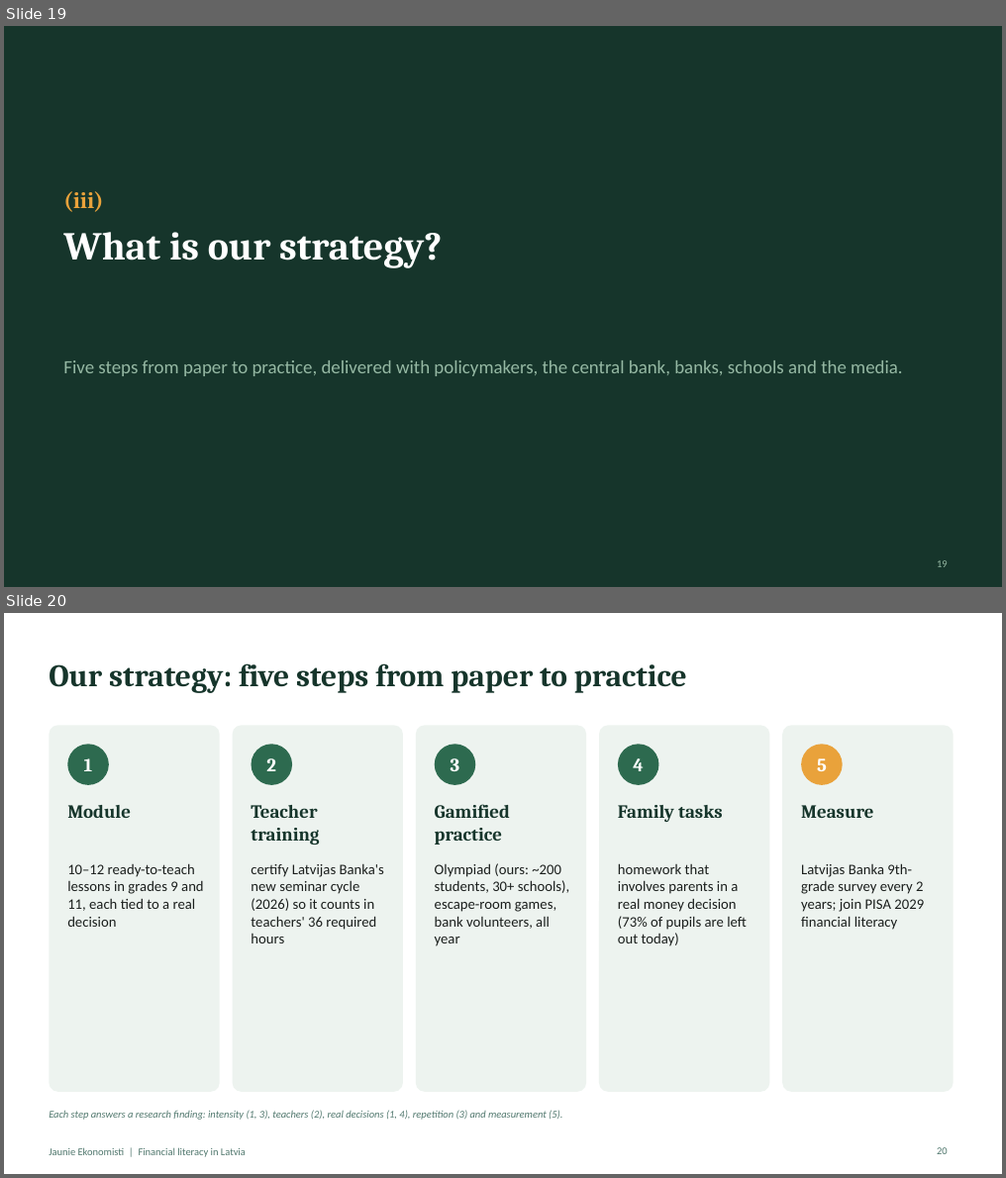
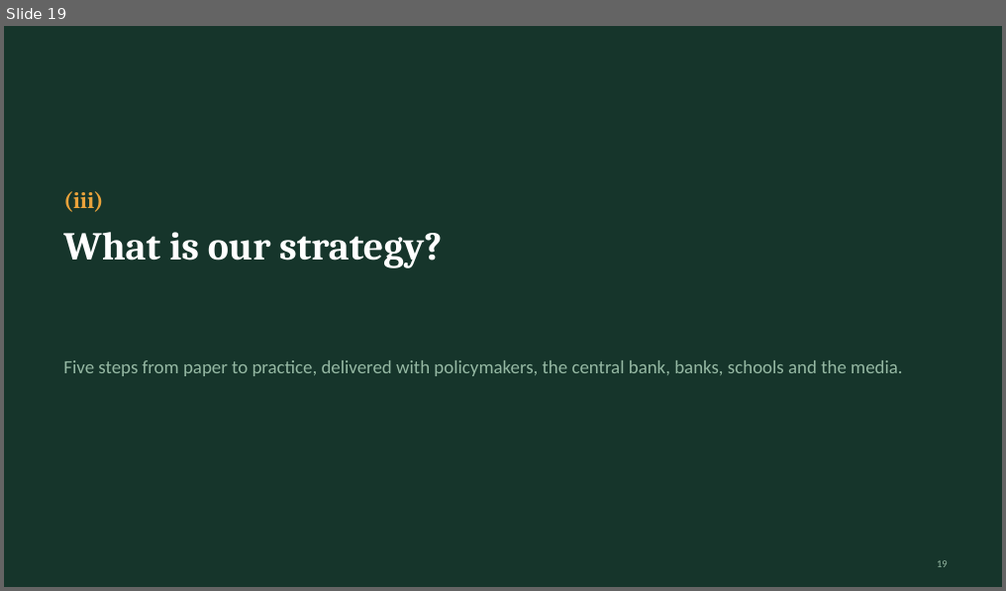
Before and after one commit to ArtisLV890/Elective-Impact-Making-for-the-Competitiveness-and-Data-Driven-Decisions-2026-2027, a slide deck: financial-literacy/presentation/Financial literacy in Latvia - presentation.pptx. Shown one above the other, each under a label of ours: slides 19 and 20 before the commit, slide 19 after it. The pictures are 1006x1178 and 1006x591 pixels, drawn with LibreOffice and Linux fonts; fonts in the diff are those of the drawing. Boxes give left, top, right and bottom in pixels: in the first picture for what was removed or moved away, otherwise in the second. Text is boxed around its words. In the diff, an @@ line names an element or a change of style, - is before the commit and + after.

```diff
--- a/financial-literacy/presentation/Financial literacy in Latvia - presentation.pptx
+++ b/financial-literacy/presentation/Financial literacy in Latvia - presentation.pptx
@@ slide 20 removed at box(4, 613, 1002, 1174), background #FFFFFF @@
@@ title removed at box(49, 663, 687, 693) @@
-Our strategy: five steps from paper to practice
@@ rounded rectangle removed at box(49, 725, 220, 1092) @@
@@ rounded rectangle removed at box(233, 725, 403, 1092) @@
@@ rounded rectangle removed at box(416, 725, 586, 1092) @@
@@ rounded rectangle removed at box(599, 725, 770, 1092) @@
@@ rounded rectangle removed at box(782, 725, 953, 1092) @@
@@ ellipse removed at box(67, 744, 109, 785) @@
@@ text removed at box(84, 759, 93, 771) @@
-1
@@ ellipse removed at box(252, 744, 292, 785) @@
@@ text removed at box(266, 759, 276, 771) @@
-2
@@ ellipse removed at box(435, 744, 475, 785) @@
@@ text removed at box(450, 759, 460, 771) @@
-3
@@ ellipse removed at box(618, 744, 659, 785) @@
@@ text removed at box(633, 759, 643, 771) @@
-4
@@ ellipse removed at box(801, 744, 843, 785) @@
@@ text removed at box(817, 759, 827, 771) @@
-5
@@ text removed at box(67, 805, 131, 818) @@
-Module
@@ text removed at box(251, 805, 319, 845) @@
-Teacher training
@@ text removed at box(435, 804, 510, 845) @@
-Gamified practice
@@ text removed at box(618, 805, 723, 822) @@
-Family tasks
@@ text removed at box(801, 805, 873, 818) @@
-Measure
@@ text removed at box(67, 863, 204, 927) @@
-10–12 ready-to-teach lessons in grades 9 and 11, each tied to a real decision
@@ text removed at box(251, 864, 384, 944) @@
-certify Latvijas Banka's new seminar cycle (2026) so it counts in teachers' 36 required hours
@@ text removed at box(435, 863, 569, 947) @@
-Olympiad (ours: ~200 students, 30+ schools), escape-room games, bank volunteers, all year
@@ text removed at box(618, 863, 746, 947) @@
-homework that involves parents in a real money decision (73% of pupils are left out today)
@@ text removed at box(801, 863, 924, 930) @@
-Latvijas Banka 9th-grade survey every 2 years; join PISA 2029 financial literacy
@@ text removed at box(49, 1110, 562, 1120) @@
-Each step answers a research finding: intensity (1, 3), teachers (2), real decisions (1, 4), repetition (3) and measurement (5).
@@ text removed at box(49, 1148, 246, 1157) @@
-Jaunie Ekonomisti | Financial literacy in Latvia
@@ page number removed at box(937, 1148, 947, 1155) @@
-20
```
Also in this commit, not shown: 8 slides changed, 1 slide added, 15 other files.
